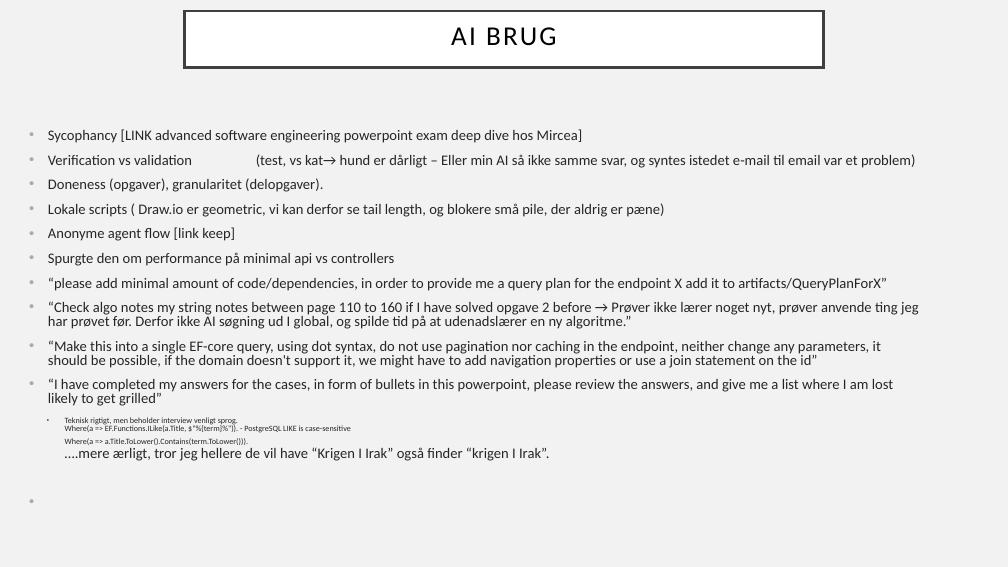
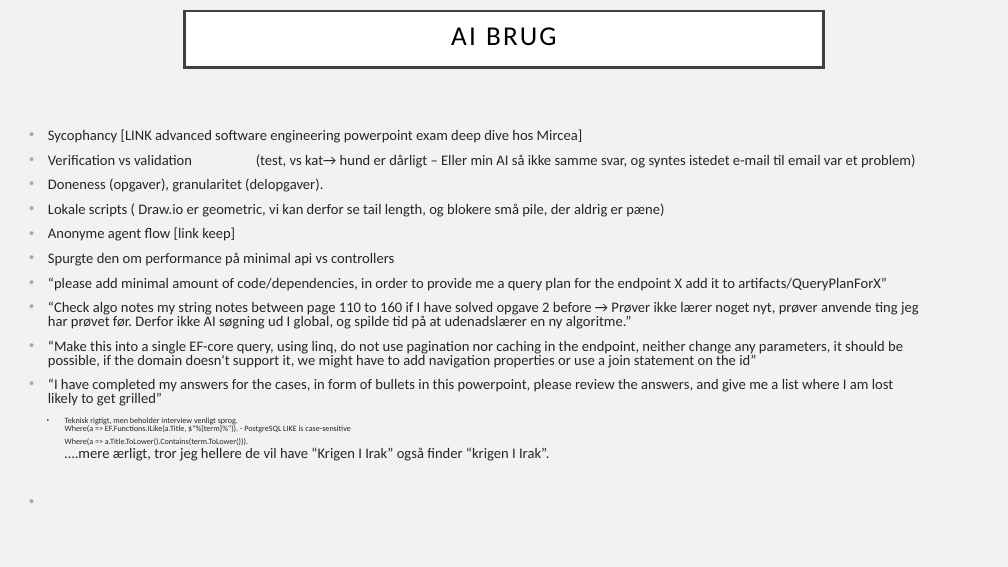
Before and after one commit to Grumlebob/JobInterviewRitzau, a slide deck: slide 17 of Ritzau.odp (slide 11 before the commit). Drawn at 1008x567 pixels with LibreOffice and Linux fonts; fonts in the diff are those of the drawing. Boxes give left, top, right and bottom in pixels: in the first picture for what was removed or moved away, otherwise in the second. Text is boxed around its words. In the diff, an @@ line names an element or a change of style, - is before the commit and + after.

```diff
--- a/Ritzau.odp
+++ b/Ritzau.odp
@@ text at (48,340,903,368): text changed @@
-• “Make this into a single EF-core query, using dot syntax, do not use pagination nor caching in the endpoint, neither change any parameters, it should be possible, if the domain doesn't support it, we might have to add navigation properties or use a join statement on the id”
+• “Make this into a single EF-core query, using linq, do not use pagination nor caching in the endpoint, neither change any parameters, it should be possible, if the domain doesn't support it, we might have to add navigation properties or use a join statement on the id”
```
Also in this commit, not shown: 7 other slides changed, 4 slides added, 4 other files.
